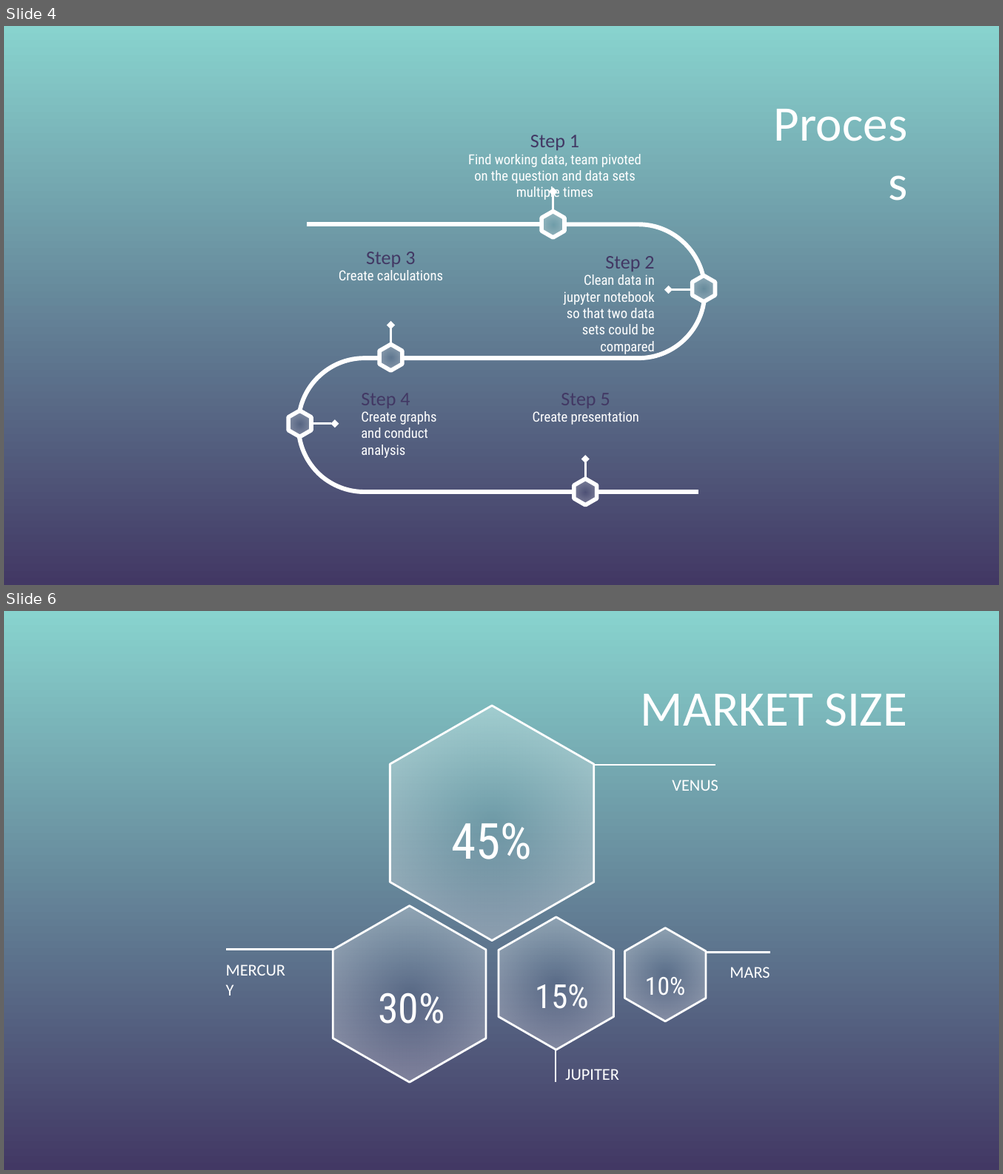
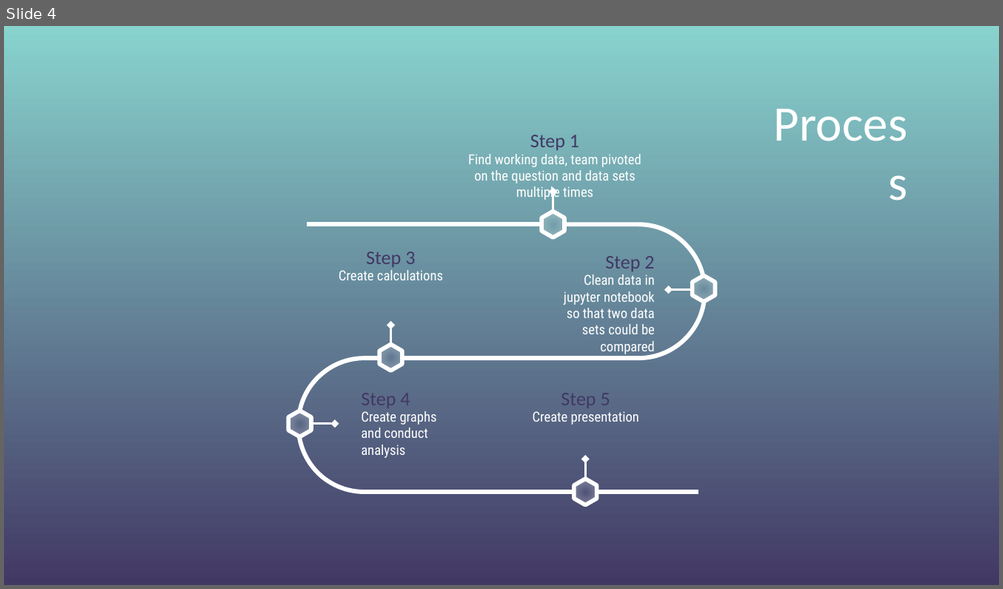
Before and after one commit to stephenkmin/Project-1, a slide deck: Project1_Presentation.pptx. Shown one above the other, each under a label of ours: slides 4 and 6 before the commit, slide 4 after it; the slides between them are not shown. The pictures are 1003x1174 and 1003x589 pixels, drawn with LibreOffice and Linux fonts; fonts in the diff are those of the drawing; background and template pictures are left out. Boxes give left, top, right and bottom in pixels: in the first picture for what was removed or moved away, otherwise in the second. Text is boxed around its words. In the diff, an @@ line names an element or a change of style, - is before the commit and + after.

```diff
--- a/Project1_Presentation.pptx
+++ b/Project1_Presentation.pptx
@@ slide 6 removed at (4, 611, 999, 1170), background picture (left out) @@
@@ title removed at (640, 693, 907, 726) @@
-MARKET SIZE
@@ text removed at (671, 780, 718, 791) @@
-VENUS
@@ text removed at (452, 823, 532, 860) @@
-45%
@@ freeform shape removed at (625, 928, 706, 1021) @@
@@ text removed at (216, 949, 296, 988) @@
-MERCURY
@@ text removed at (535, 985, 589, 1009) @@
-15%
@@ text removed at (645, 977, 685, 996) @@
-10%
@@ text removed at (729, 967, 769, 978) @@
-MARS
@@ text removed at (378, 993, 445, 1024) @@
-30%
@@ group removed at (226, 706, 770, 1082): 4 lines, 3 freeform shapes @@
@@ text removed at (565, 1069, 619, 1080) @@
-JUPITER
```
Also in this commit, not shown: 1 slide changed, 3 slides added, 4 other slides removed, 10 other files.
